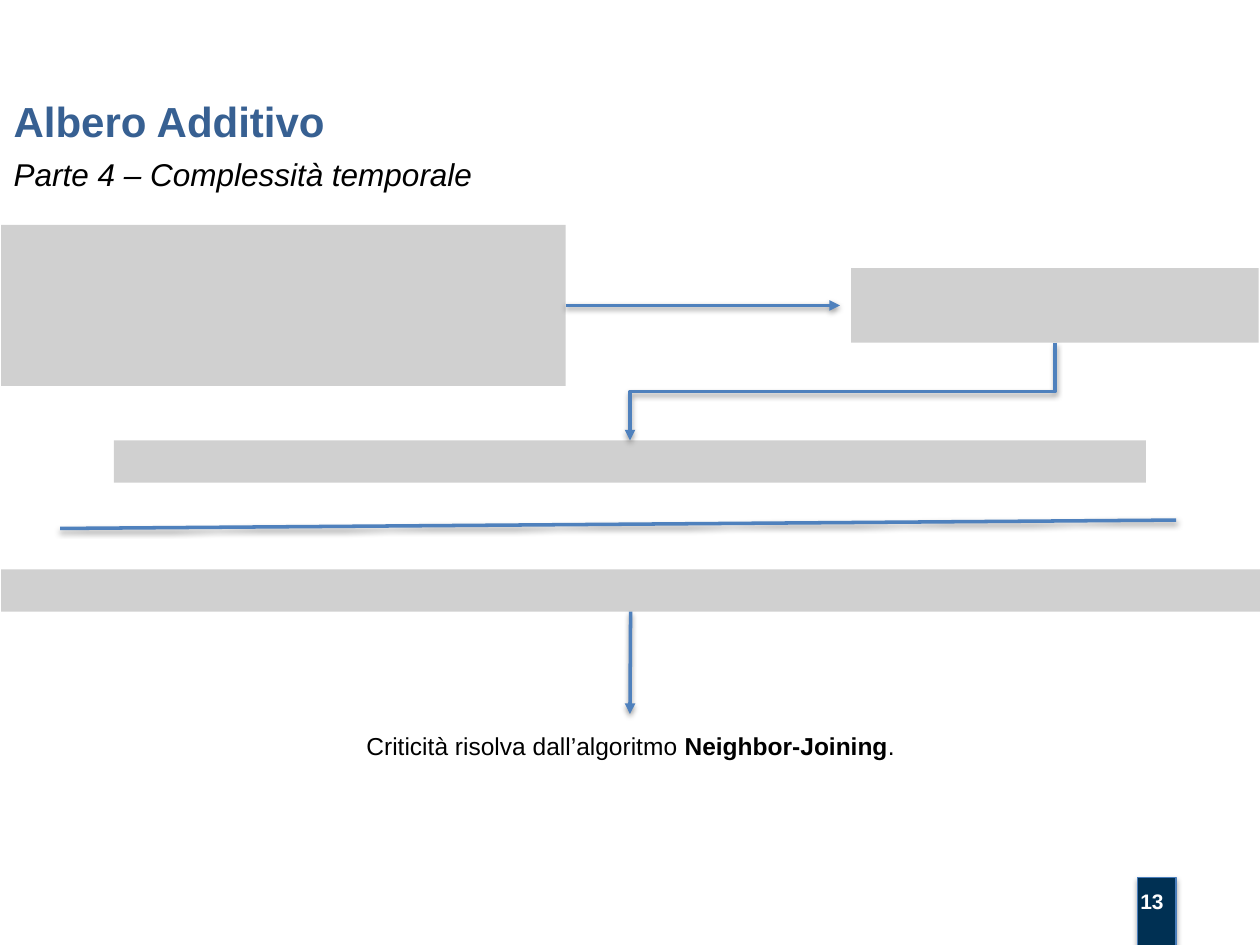
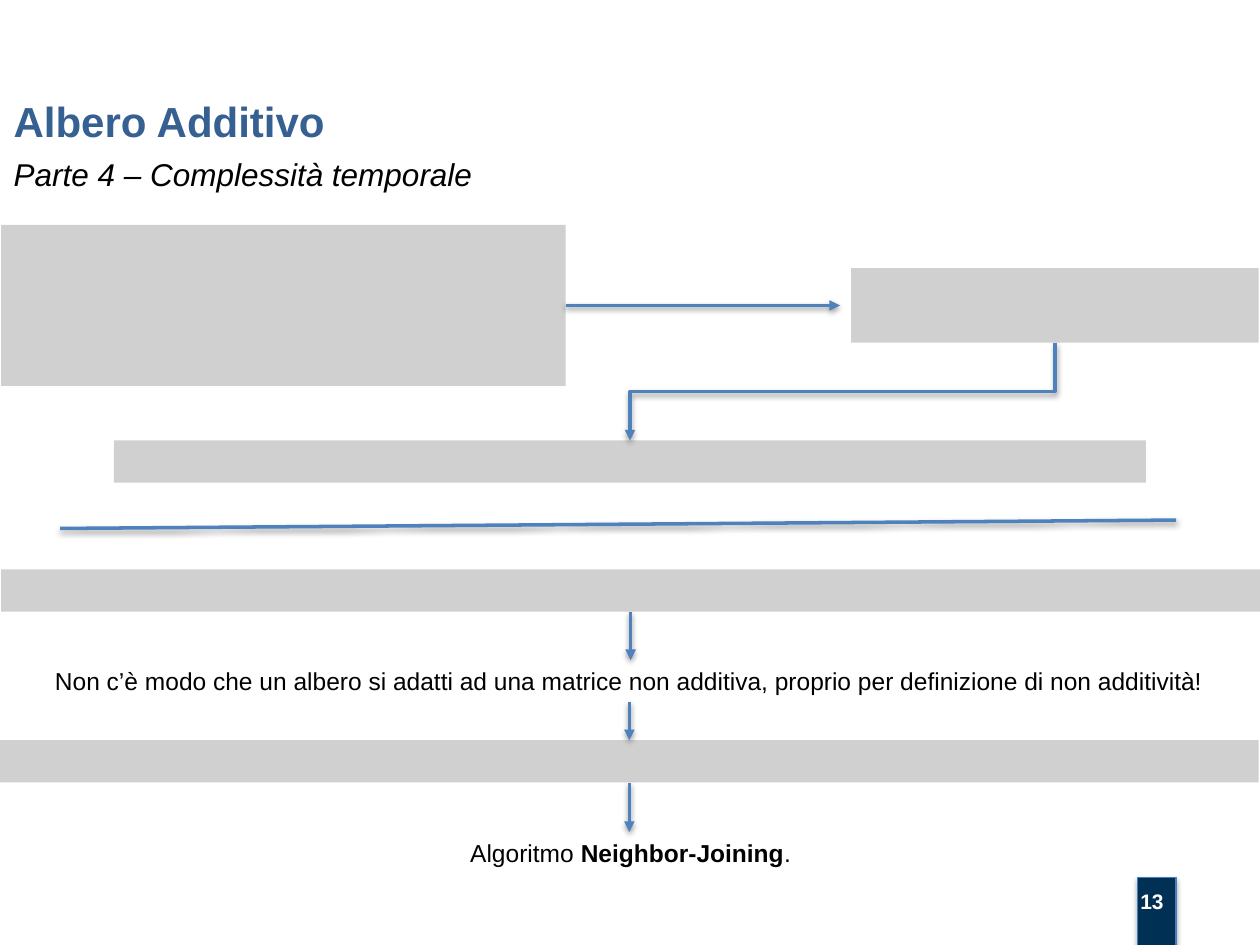
Before and after one commit to mtortoli/Thesis, a slide deck: slide 13 of Discussione Laurea/Slides.pptx. Drawn at 1260x945 pixels with LibreOffice and Linux fonts; fonts in the diff are those of the drawing; grey boxes stand for pictures; background and template pictures are left out. Boxes give left, top, right and bottom in pixels: in the first picture for what was removed or moved away, otherwise in the second. Text is boxed around its words. In the diff, an @@ line names an element or a change of style, - is before the commit and + after.

```diff
--- a/Discussione Laurea/Slides.pptx
+++ b/Discussione Laurea/Slides.pptx
@@ arrow moved from (630, 611) - (630, 714) to (630, 611) - (630, 660) @@
@@ text added at (55, 672, 1202, 695), 14 pt, text #000000 @@
+Non c’è modo che un albero si adatti ad una matrice non additiva, proprio per definizione di non additività!
@@ arrow added from (629, 703) to (629, 740), #4F81BD 2 pt @@
@@ picture added at (0, 740, 1259, 782) @@
@@ arrow added from (629, 782) to (629, 832), #4F81BD 2 pt @@
@@ text at (470, 844, 791, 867): text changed; bold on @@
-Criticità risolva dall’algoritmo Neighbor-Joining.
+Algoritmo Neighbor-Joining.
```
Also in this commit, not shown: 4 slides added, 1 other file.
